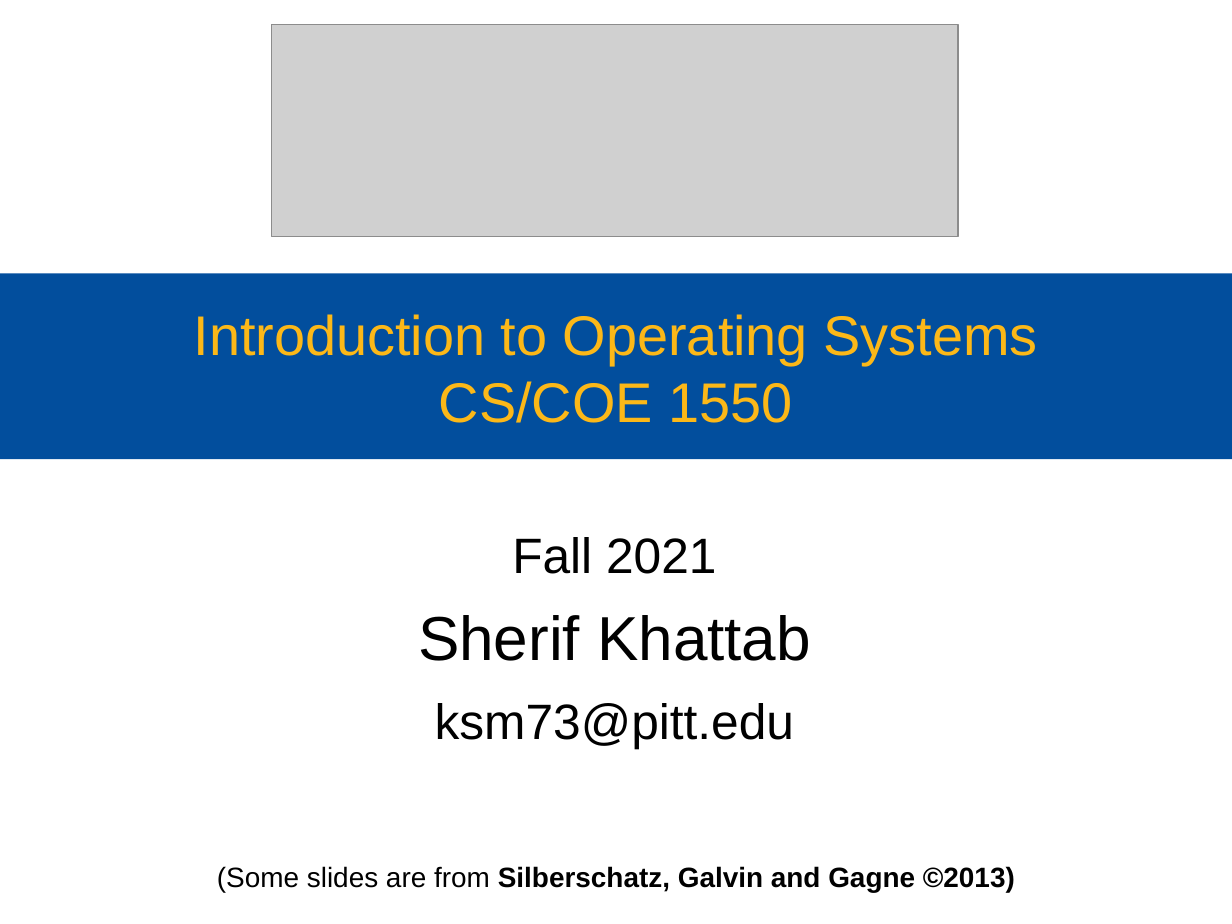
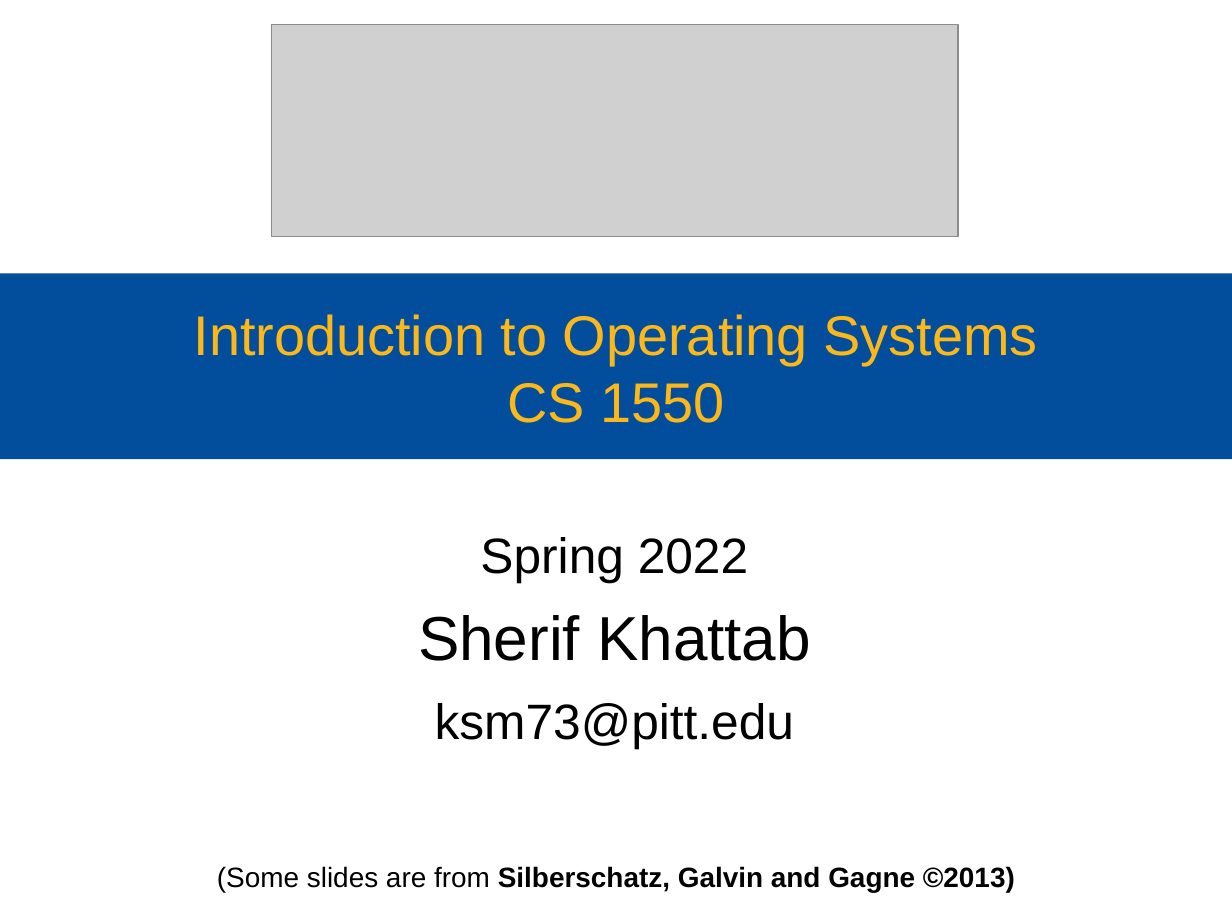
Before and after one commit to cs1550-2224/cs1550-code-handouts, a slide deck: slide 1 of DraftSlides/Lecture16.pptx. Drawn at 1232x924 pixels with LibreOffice and Linux fonts; fonts in the diff are those of the drawing; grey boxes stand for pictures. Boxes give left, top, right and bottom in pixels: in the first picture for what was removed or moved away, otherwise in the second. Text is boxed around its words. In the diff, an @@ line names an element or a change of style, - is before the commit and + after.

```diff
--- a/DraftSlides/Lecture16.pptx
+++ b/DraftSlides/Lecture16.pptx
@@ title at (x1=194, y1=314, x2=1038, y2=423): text changed @@
-Introduction to Operating Systems
-CS/COE 1550
+Introduction to Operating Systems
+CS 1550
@@ subtitle at (x1=480, y1=537, x2=748, y2=582): text changed @@
-Fall 2021
+Spring 2022
```
Also in this commit, not shown: 2 other files.
